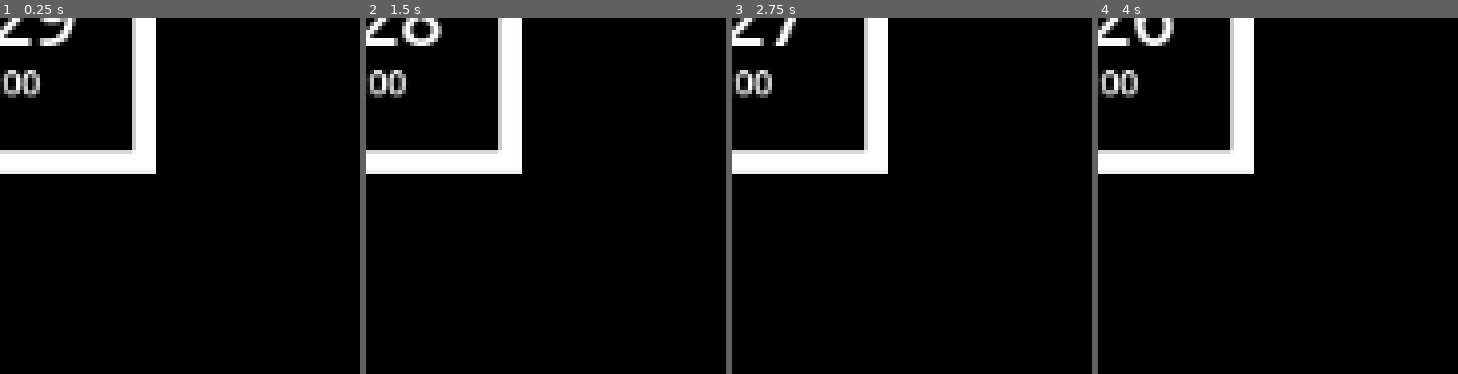
Above: before the commit, frames 1-4 (left to right).
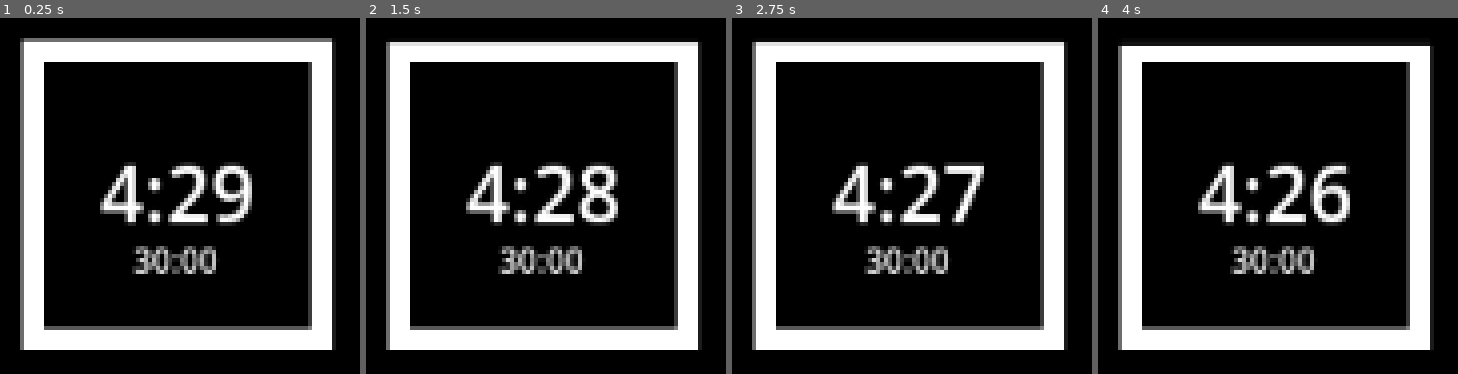
Above: after the commit, the same moments.

Repository: Username4D/TooManyTimers
Game: Godot game, scene res://Scenes/timer.tscn
Same seed, same stepped clock (60 frames per second), same inputs: the game is played once before the commit and once after it. The project has no main scene, so this scene is started directly.
Inputs:
- Up to frame 1 (0.25 s): no input
- Up to frame 2 (1.5 s): tap Enter at 0.5 s; tap Space at 1.25 s
- Up to frame 3 (2.75 s): tap Enter at 2 s
- Up to frame 4 (4 s): tap Space at 2.75 s; tap Enter at 3.5 s

The runs differ from the first frame. In frame 1, 32% of the frame differs, in the area x 0-94%, y 0-94%; in frame 2, 32%; in frame 3, 31%; in frame 4, 31%.

Commit message:
fixed timer issue

Diff:
--- a/Scenes/timer.tscn
+++ b/Scenes/timer.tscn
@@ -16,8 +16,12 @@
 [node name="timer" type="Control"]
 layout_mode = 3
 anchors_preset = 0
-offset_right = 256.0
+offset_left = 64.0
+offset_top = 64.0
+offset_right = 320.0
+offset_bottom = 64.0
 script = ExtResource("1_pvhx5")
+time = 270
 
 [node name="Timer" type="Timer" parent="."]
 one_shot = true
--- a/Scripts/timer.gd
+++ b/Scripts/timer.gd
@@ -7,5 +7,7 @@
 	$Timer.start()
 
 func _process(delta: float) -> void:
-	$time_left.text = var_to_str(floori($Timer.time_left / 60)) + ":" + var_to_str(int($Timer.time_left) % 60)
+	var text = var_to_str(floori($Timer.time_left / 60)) + ":"
+	text += var_to_str(int($Timer.time_left) % 60) if len(var_to_str(int($Timer.time_left) % 60)) == 2 else "0" + var_to_str(int($Timer.time_left) % 60)
 	$ColorRect.size.y = 112 * ($Timer.time_left / $Timer.wait_time)
+	$time_left.text = text
--- a/project.godot
+++ b/project.godot
@@ -14,6 +14,10 @@
 config/features=PackedStringArray("4.4")
 config/icon="res://icon.svg"
 
+[editor_plugins]
+
+enabled=PackedStringArray("res://addons/godot_super-wakatime/plugin.cfg")
+
 [rendering]
 
 environment/defaults/default_clear_color=Color(0, 0, 0, 1)
